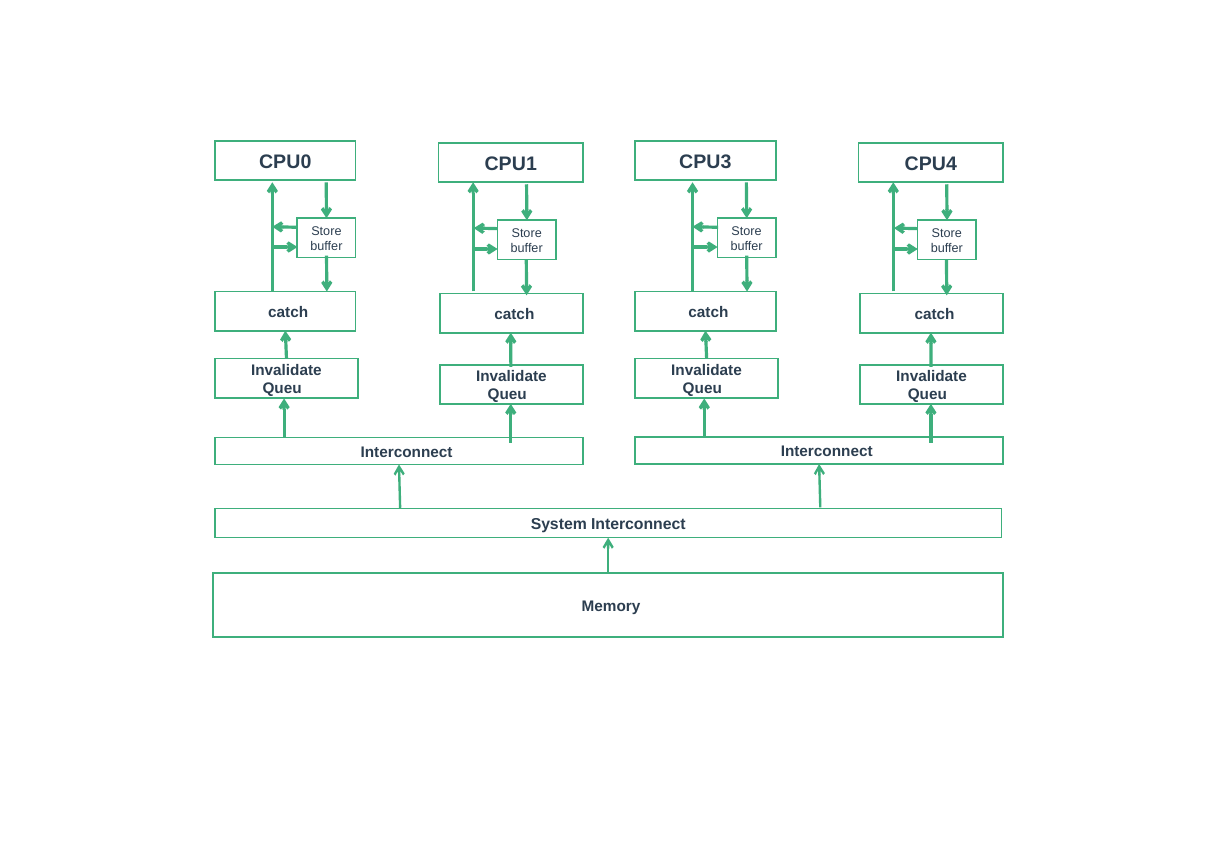
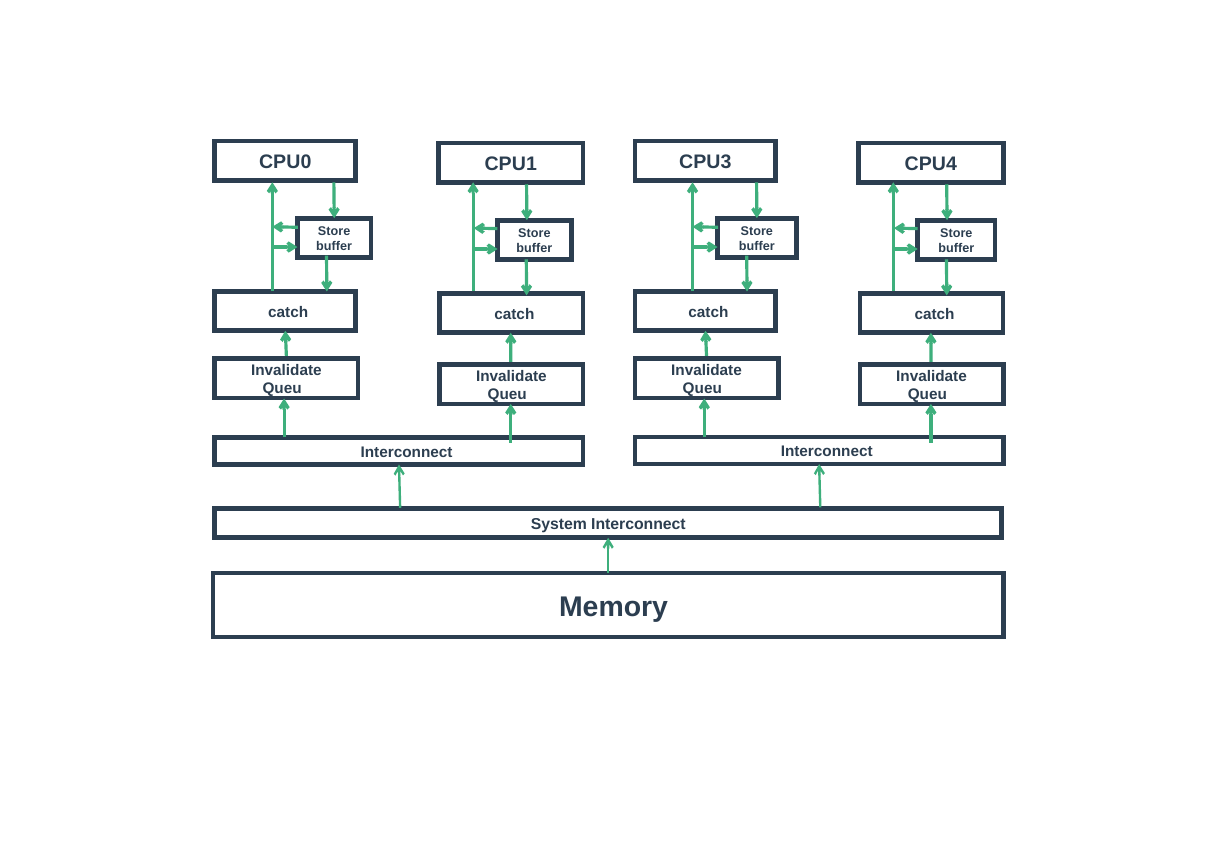
Before and after one commit to zaiqiang-dong/zaiqiang, a slide deck: slide 1 of picture/ppt/cands/cpu-catch-memory.pptx. Drawn at 1232x853 pixels with LibreOffice and Linux fonts; fonts in the diff are those of the drawing. Boxes give left, top, right and bottom in pixels: in the first picture for what was removed or moved away, otherwise in the second. Text is boxed around its words. In the diff, an @@ line names an element or a change of style, - is before the commit and + after.

```diff
--- a/picture/ppt/cands/cpu-catch-memory.pptx
+++ b/picture/ppt/cands/cpu-catch-memory.pptx
@@ arrow moved from (326, 182) - (326, 218) to (334, 182) - (334, 218) @@
@@ arrow moved from (746, 182) - (746, 218) to (756, 182) - (756, 218) @@
@@ rectangle "Store": place and size @@
-rectangle "Store" at bbox=[297, 218, 355, 258]
+rectangle "Store" at bbox=[297, 218, 371, 258]
@@ rectangle "Store": place and size @@
-rectangle "Store" at bbox=[497, 221, 555, 261]
+rectangle "Store" at bbox=[497, 221, 571, 261]
@@ bold on; outline #3EAF7C 1 pt to #2C3E50 3 pt in 4 elements at bbox=[297, 218, 371, 258], bbox=[497, 221, 571, 261], bbox=[918, 221, 995, 261], bbox=[718, 218, 796, 258] @@
@@ rectangle "Store": place and size @@
-rectangle "Store" at bbox=[718, 218, 776, 258]
+rectangle "Store" at bbox=[718, 218, 796, 258]
@@ rectangle "Store": place and size @@
-rectangle "Store" at bbox=[918, 221, 976, 261]
+rectangle "Store" at bbox=[918, 221, 995, 261]
@@ outline #3EAF7C 1 pt to #2C3E50 3 pt in 15 elements at bbox=[215, 141, 356, 181], bbox=[439, 143, 584, 183], bbox=[215, 291, 356, 331], bbox=[440, 293, 584, 333], bbox=[215, 438, 584, 465], bbox=[215, 508, 1002, 538], bbox=[215, 358, 358, 398], bbox=[440, 365, 584, 405], bbox=[635, 141, 776, 181], bbox=[859, 143, 1003, 183], bbox=[635, 291, 776, 331], bbox=[860, 293, 1003, 333], bbox=[635, 437, 1003, 464], bbox=[635, 358, 778, 398], bbox=[860, 365, 1003, 405] @@
@@ rectangle "rMemory" at bbox=[213, 573, 1003, 637]: size 9.7 to 18 pt; outline #3EAF7C 1 pt to #2C3E50 3 pt @@
```
Also in this commit, not shown: 2 slides added, 30 other files.
